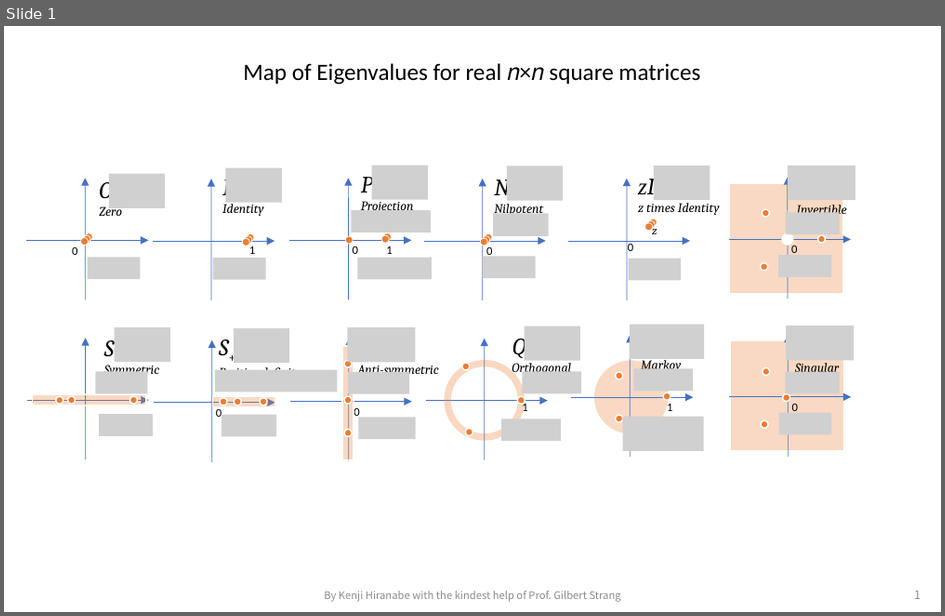
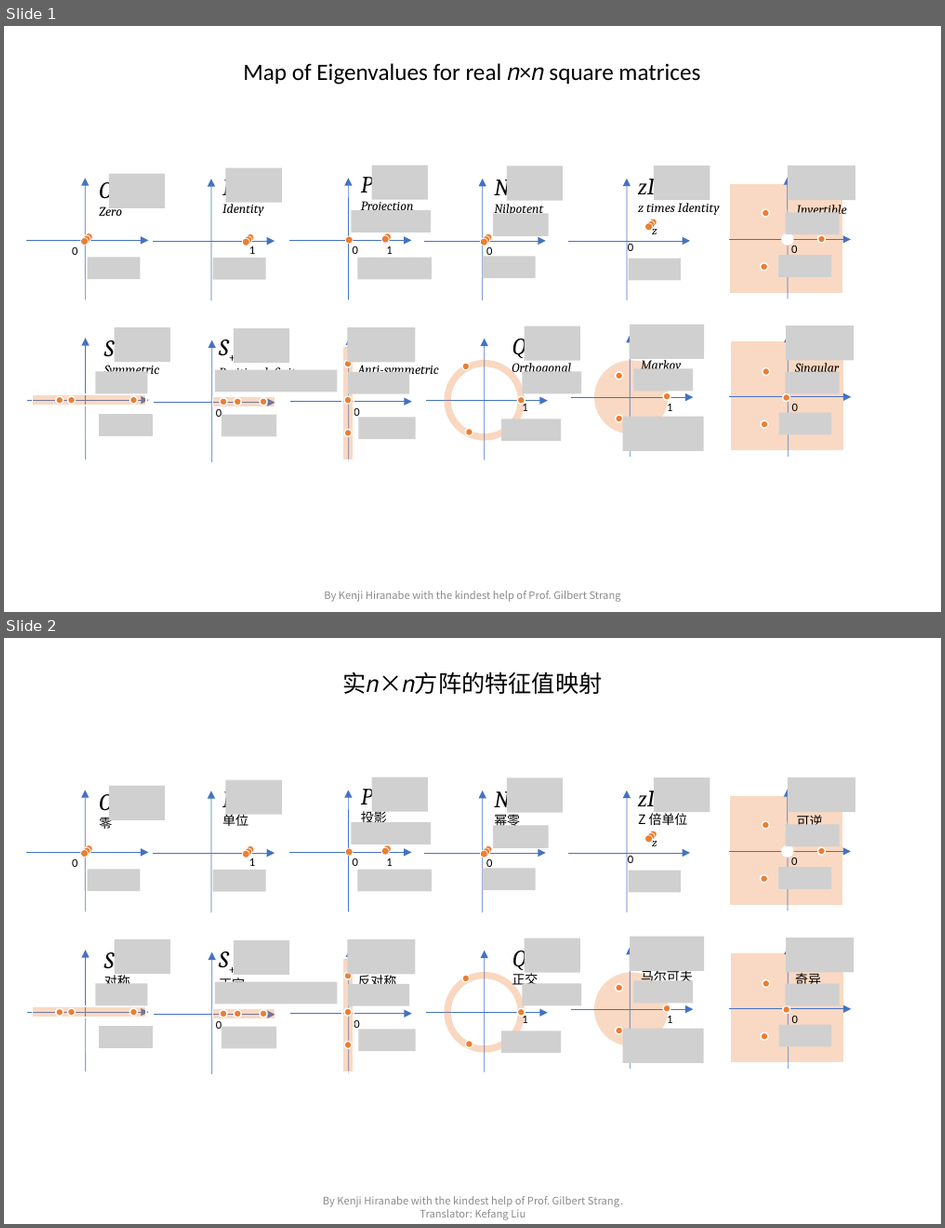
Before and after one commit to kenjihiranabe/The-Art-of-Linear-Algebra, a slide deck: MapofEigenvalues-v1.1.pptx. Shown one above the other, each under a label of ours: slide 1 before the commit, slides 1 and 2 after it. The pictures are 945x616 and 945x1228 pixels, drawn with LibreOffice and Linux fonts; fonts in the diff are those of the drawing; grey boxes stand for pictures; background and template pictures are left out. Boxes give left, top, right and bottom in pixels: in the first picture for what was removed or moved away, otherwise in the second. Text is boxed around its words. In the diff, an @@ line names an element or a change of style, - is before the commit and + after.

Commit message:
feat: trans 2 main pattern

```diff
--- a/MapofEigenvalues-v1.1.pptx
+++ b/MapofEigenvalues-v1.1.pptx
@@ slide 2 added at box(4, 638, 941, 1224), background #FFFFFF @@
@@ text added at box(343, 671, 602, 694), 18 pt, text #000000 @@
+实𝑛×𝑛方阵的特征值映射
@@ group added at box(26, 785, 165, 911): 3 ellipses, 2 arrows, 2 texts, 2 pictures @@
+O
+零
+0
@@ group added at box(153, 779, 282, 912): 3 ellipses, 2 texts, 2 arrows, 2 pictures @@
+I
+单位
+1
@@ group added at box(569, 778, 710, 912): 3 ellipses, 2 texts, 2 arrows, 2 pictures @@
+zI
+Z 倍单位
+z
@@ group added at box(290, 777, 432, 911): 3 texts, 3 ellipses, 3 pictures, 2 arrows @@
+P
+投影
+1
+0
@@ group added at box(424, 778, 564, 912): 3 ellipses, 3 pictures, 2 texts, 2 arrows @@
+N
+幂零
+0
@@ group added at box(729, 778, 855, 910): 4 ellipses, 3 pictures, 2 arrows, 2 texts, 1 rectangle @@
+0
+可逆
@@ text added at box(628, 856, 634, 863), 9 pt, text #000000 @@
+0
@@ group added at box(154, 940, 290, 1074): 3 ellipses, 2 texts, 2 arrows, 2 pictures, 1 rectangle @@
+S+
+正定
+0
@@ group added at box(26, 940, 170, 1071): 3 ellipses, 3 pictures, 2 arrows, 1 text, 1 rectangle @@
+S
+对称
@@ picture added at box(215, 982, 338, 1004) @@
@@ group added at box(290, 940, 416, 1073): 3 ellipses, 3 pictures, 2 arrows, 2 texts, 1 rectangle @@
+0
+反对称
@@ group added at box(426, 938, 582, 1072): 4 ellipses, 3 pictures, 2 arrows, 2 texts @@
+Q
+正交
+1
@@ group added at box(572, 937, 704, 1069): 4 ellipses, 3 pictures, 2 arrows, 2 texts @@
+马尔可夫
+1
@@ group added at box(729, 938, 853, 1069): 3 pictures, 3 ellipses, 2 arrows, 2 texts, 1 rectangle @@
+0
+奇异
@@ text added at box(323, 1196, 623, 1220), 8 pt, text #8C8C8C @@
+By Kenji Hiranabe with the kindest help of Prof. Gilbert Strang. Translator: Kefang Liu
@@ slide 1 changed as well @@
@@ page number removed at box(914, 591, 921, 599) @@
-1
```
Also in this commit, not shown: 11 other files.
